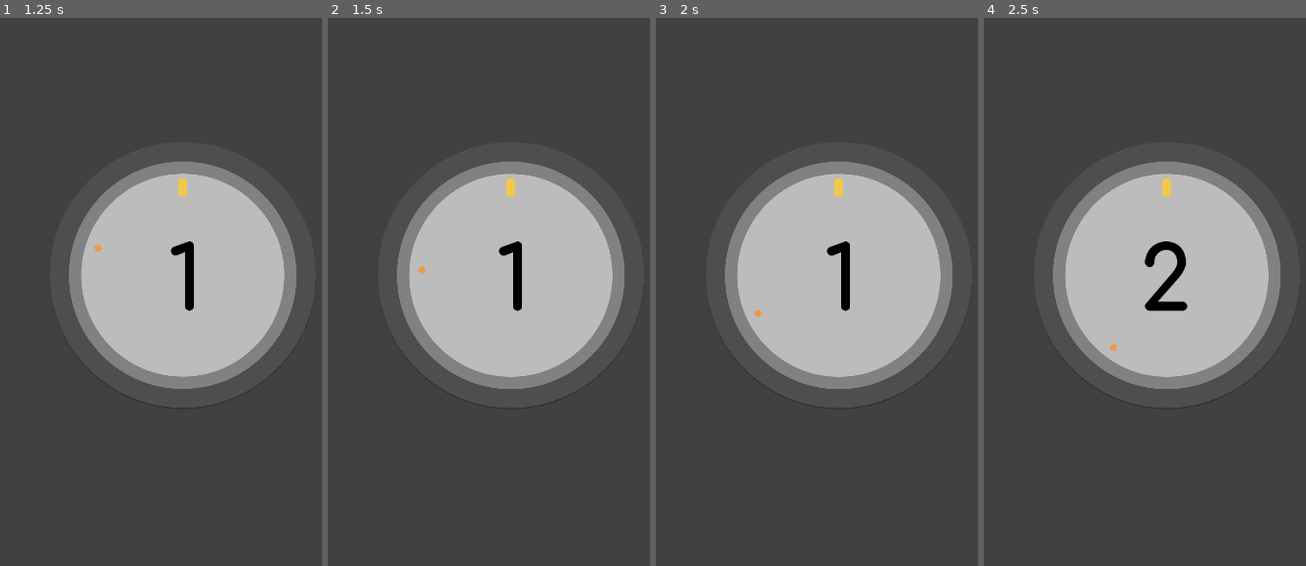
Above: before the commit, frames 1-4 (left to right).
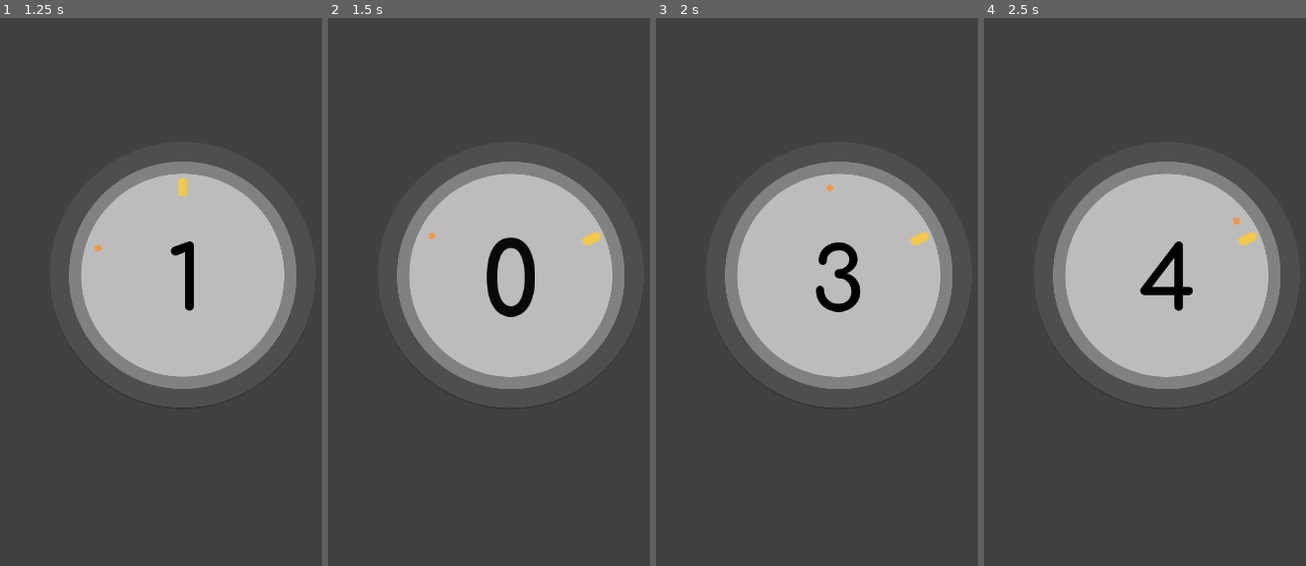
Above: after the commit, the same moments.

Repository: takecare/popthelock
Game: Godot game, scene res://scenes/Start.tscn
The game is run twice, just before and just after one commit, with the same random seed, the same clock (stepped at 60 frames per second) and the same inputs. The engine's default icon, where the game draws it, is replaced by a stand-in: a white triangle on a blue panel in a dark square.
Inputs (mouse positions are in pixels of both pictures, inside the frame that each line leads up to):
- Up to frame 1 (1.25 s): click (183, 538) at 0.5 s
- Up to frame 2 (1.5 s): tap Enter at 1.25 s; move the mouse to (608, 259) at 1.27 s; hold W from 1.28 s (still down); click (608, 259) at 1.35 s
- Up to frame 3 (2 s): keep holding W
- Up to frame 4 (2.5 s): move the mouse to (1077, 341) at 2.02 s; release W at 2.03 s; hold S from 2.03 s (still down); tap G at 2.1 s

Frame 1 is identical in both runs. In frame 2, 1.5% of the frame differs, in the area x 28-85%, y 29-55%; in frame 3, 1.0%; in frame 4, 1.3%.

Commit message:
fix signals (after having changed the method names)

Diff:
--- a/scenes/Main.tscn
+++ b/scenes/Main.tscn
@@ -124,7 +124,7 @@
 
 [connection signal="tapped" from="GUI/HBox/StartButton" to="." method="_on_start_button_tapped"]
 [connection signal="area_entered" from="Game/Target" to="Game/Target" method="_on_area_entered"]
-[connection signal="area_entered" from="Game/Target" to="Game/Crosshair" method="_on_Target_area_entered"]
+[connection signal="area_entered" from="Game/Target" to="Game/Crosshair" method="_on_target_area_entered"]
 [connection signal="area_exited" from="Game/Target" to="Game/Crosshair" method="_on_Target_area_exited"]
-[connection signal="on_target_hit" from="Game/Crosshair" to="." method="_on_Crosshair_target_hit"]
-[connection signal="on_target_missed" from="Game/Crosshair" to="." method="_on_Crosshair_target_missed"]
+[connection signal="on_target_hit" from="Game/Crosshair" to="." method="_on_target_hit"]
+[connection signal="on_target_missed" from="Game/Crosshair" to="." method="_on_target_missed"]
--- a/scripts/Crosshair.gd
+++ b/scripts/Crosshair.gd
@@ -7,7 +7,8 @@
 
 
 func _ready() -> void:
-  pass
+  # make sure signals like area_entered and area_exited are emitted
+  monitoring = true
 
 
 func _physics_process(_delta: float) -> void:
@@ -25,9 +26,13 @@
 # instead of just one
 
 
-func _on_Target_area_entered(_area: Area2D) -> void:
+# to be connected to Target's area_entered signal, letting us know that an area2d
+# has entered its (Target's) area2d. we don't actually check which area2d it is
+# because at any moment in the game, we only have two overlapping area2d
+# (crosshair and target areas)
+func _on_target_area_entered(_area: Area2D) -> void:
   is_inside = true
 
 
-func _on_Target_area_exited(_area: Area2D) -> void:
+func _on_target_area_exited(_area: Area2D) -> void:
   is_inside = false
--- a/scripts/Target.gd
+++ b/scripts/Target.gd
@@ -11,9 +11,12 @@
 
 
 func _ready() -> void:
-  pass
+  # make sure signals like area_entered and area_exited are emitted
+  monitoring = true
 
 
+# this is not needed as we're handling the crosshair entering/exiting Target's
+# area in the Crosshair script
 func _on_area_entered(area: Area2D) -> void:
   if area.name == crosshair_name:
     pass
